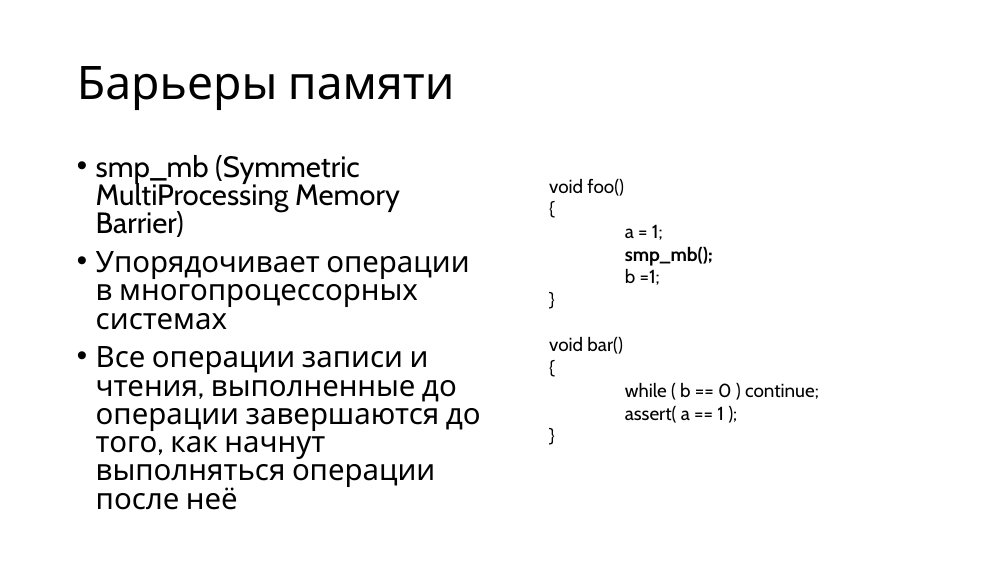
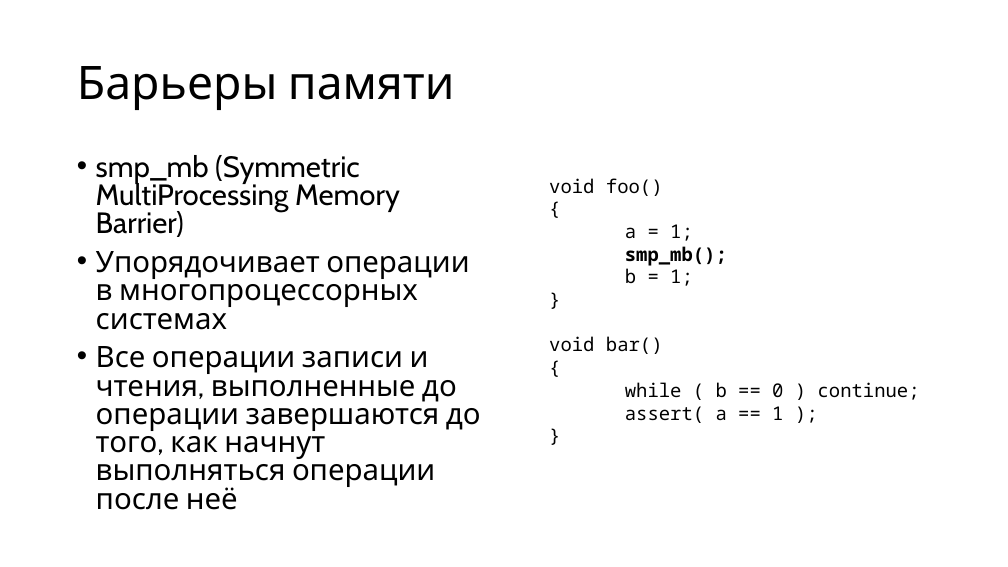
Before and after one commit to alexey-malov/pc, a slide deck: slide 37 of lectures/09/Протоколы когерентности кэш-памяти.pptx. Drawn at 1008x567 pixels with LibreOffice and Linux fonts; fonts in the diff are those of the drawing. Boxes give left, top, right and bottom in pixels: in the first picture for what was removed or moved away, otherwise in the second. Text is boxed around its words. In the diff, an @@ line names an element or a change of style, - is before the commit and + after.

```diff
--- a/lectures/09/Протоколы когерентности кэш-памяти.pptx
+++ b/lectures/09/Протоколы когерентности кэш-памяти.pptx
@@ text at (x1=549, y1=178, x2=920, y2=423): font Cabin to Noto Sans Mono @@
@@ text at (x1=625, y1=268, x2=693, y2=286): text changed; font Cabin to Noto Sans Mono @@
-b =1;
+b = 1;
```
Also in this commit, not shown: 6 slides added, 55 other files.
